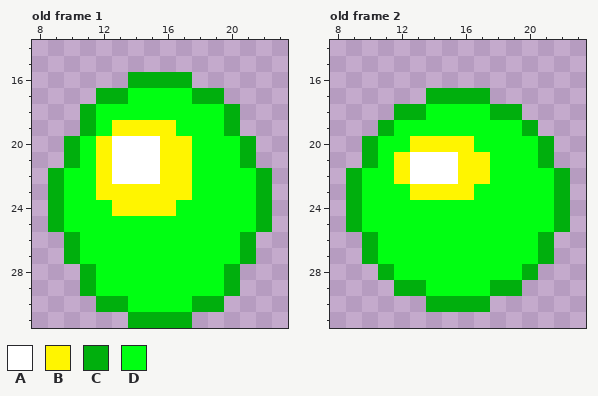
Pixel-art file -- ase/items/bubble_w.ase. Above is the file before it was changed.
32x32 pixels, 7 frames. Shown: old frame 1: x 8..23, y 14..31; old frame 2: x 8..23, y 14..31. The commit also changed other frames, which this record leaves out.
Palette (. is transparent): A #ffffff  B #fff500  C #00af0d  D #00ff12
Pixels before, old frame 1, first column x 9:
16 .....CCCC.....
17 ...CCDDDDCC...
18 ..CDDDDDDDDC..
19 ..CDBBBBDDDC..
20 .CDBAAABBDDDC.
21 .CDBAAABBDDDC.
22 CDDBAAABBDDDDC
23 CDDBBBBBBDDDDC
24 CDDDBBBBDDDDDC
25 CDDDDDDDDDDDDC
26 .CDDDDDDDDDDC.
27 .CDDDDDDDDDDC.
28 ..CDDDDDDDDC..
29 ..CDDDDDDDDC..
30 ...CCDDDDCC...
31 .....CCCC.....
Pixels before, old frame 2, first column x 9:
17 .....CCCC.....
18 ...CCDDDDCC...
19 ..CDDDDDDDDC..
20 .CDDBBBBDDDDC.
21 .CDBAAABBDDDC.
22 CDDBAAABBDDDDC
23 CDDDBBBBDDDDDC
24 CDDDDDDDDDDDDC
25 CDDDDDDDDDDDDC
26 .CDDDDDDDDDDC.
27 .CDDDDDDDDDDC.
28 ..CDDDDDDDDC..
29 ...CCDDDDCC...
30 .....CCCC.....
And afterwards:
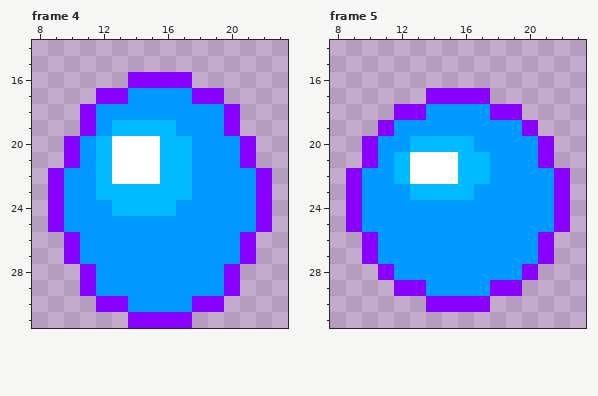
A new or re-ordered frame is compared with the old frame closest to it.
What changed:
frames 7 -> 10
colour B: #fff500 -> #00bbff
colour C: #00af0d -> #8800ff
colour D: #00ff12 -> #0099ff
Changed places in both pictures, as pixel boxes (x1, y1, x2, y2):
changed: (48, 72, 272, 328)
changed: (346, 88, 570, 312)
